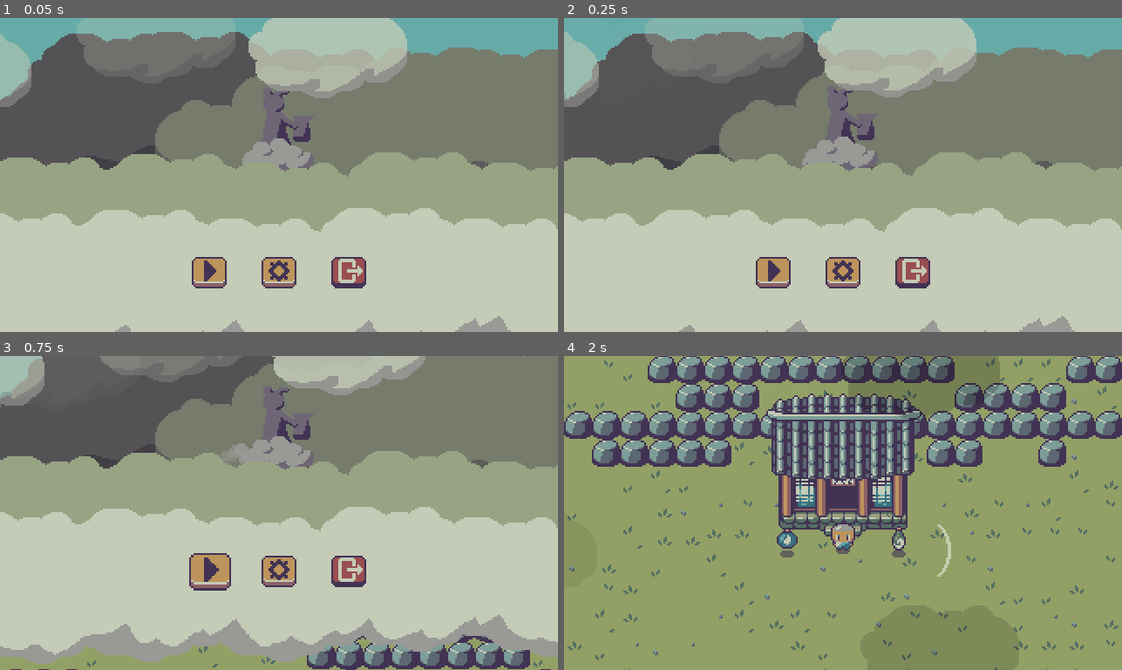
Above: before the commit, frames 1-4 (two rows, left to right).
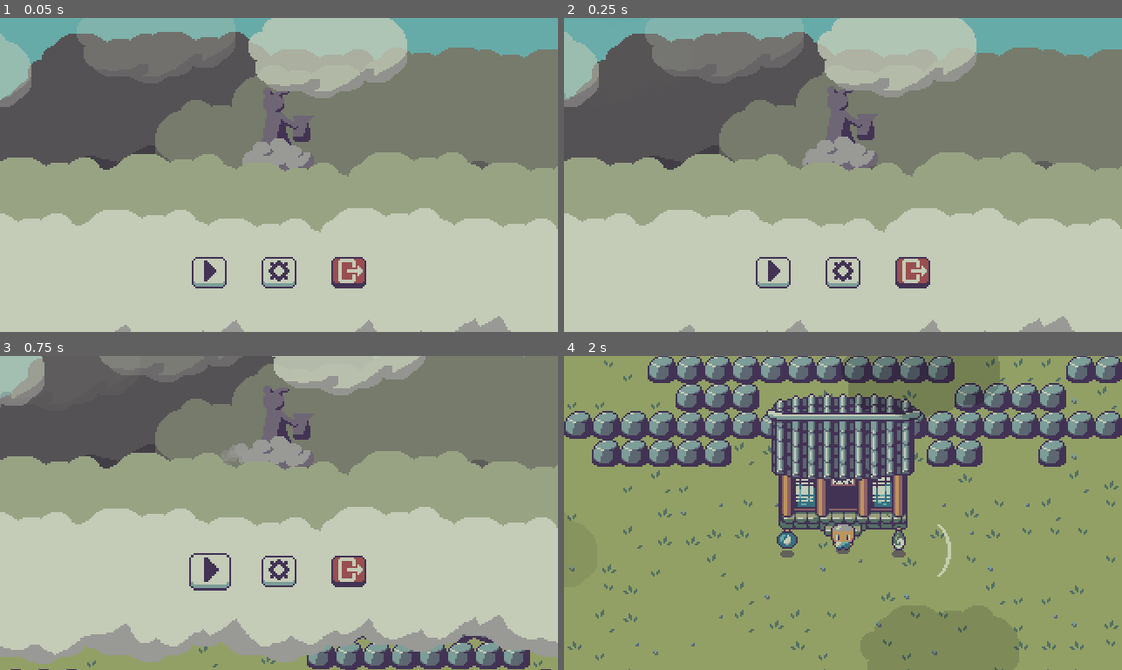
Above: after the commit, the same moments.

Repository: Boyquotes/cloud-keeper
Game: Godot game, scene res://Main.tscn
Same seed, same stepped clock (60 frames per second), same inputs: the game is played once before the commit and once after it.
Inputs (mouse positions are in pixels of both pictures, inside the frame that each line leads up to):
- Up to frame 1 (0.05 s): no input
- Up to frame 2 (0.25 s): no input
- Up to frame 3 (0.75 s): click (212, 610) at 0.5 s
- Up to frame 4 (2 s): move the mouse to (965, 497) at 1.27 s; hold D (move_right) from 1.28 s (still down); tap Space (spawn_cloud) at 1.35 s

The runs differ from the first frame. In frame 1, 0.7% of the frame differs, in the area x 34-53%, y 76-86%; in frame 2, 0.7%; in frame 3, 0.9%, in the area x 34-53%, y 63-74%; in frame 4, nothing differs.

Commit message:
Updated UI button colors to be more subtle for less contrast

Diff:
--- a/src/ui/hud/HUD.tscn
+++ b/src/ui/hud/HUD.tscn
@@ -176,7 +176,7 @@
 
 [sub_resource type="AtlasTexture" id=14]
 atlas = ExtResource( 7 )
-region = Rect2( 40, 168, 24, 24 )
+region = Rect2( 88, 168, 24, 24 )
 
 [sub_resource type="AtlasTexture" id=15]
 atlas = ExtResource( 7 )
--- a/src/ui/settings/SettingsMenu.tscn
+++ b/src/ui/settings/SettingsMenu.tscn
@@ -10,7 +10,7 @@
 
 [sub_resource type="AtlasTexture" id=16]
 atlas = ExtResource( 5 )
-region = Rect2( 40, 48, 24, 24 )
+region = Rect2( 88, 48, 24, 24 )
 
 [sub_resource type="AtlasTexture" id=15]
 atlas = ExtResource( 5 )
@@ -22,7 +22,7 @@
 
 [sub_resource type="AtlasTexture" id=18]
 atlas = ExtResource( 5 )
-region = Rect2( 40, 72, 24, 24 )
+region = Rect2( 88, 72, 24, 24 )
 
 [sub_resource type="AtlasTexture" id=20]
 atlas = ExtResource( 5 )
@@ -34,7 +34,7 @@
 
 [sub_resource type="AtlasTexture" id=27]
 atlas = ExtResource( 5 )
-region = Rect2( 40, 96, 24, 24 )
+region = Rect2( 88, 96, 24, 24 )
 
 [sub_resource type="AtlasTexture" id=28]
 atlas = ExtResource( 5 )
@@ -46,7 +46,7 @@
 
 [sub_resource type="AtlasTexture" id=30]
 atlas = ExtResource( 5 )
-region = Rect2( 40, 120, 24, 24 )
+region = Rect2( 88, 120, 24, 24 )
 
 [sub_resource type="AtlasTexture" id=31]
 atlas = ExtResource( 5 )
--- a/src/ui/start/StartMenu.tscn
+++ b/src/ui/start/StartMenu.tscn
@@ -10,7 +10,7 @@
 
 [sub_resource type="AtlasTexture" id=8]
 atlas = ExtResource( 1 )
-region = Rect2( 40, 192, 24, 24 )
+region = Rect2( 88, 192, 24, 24 )
 
 [sub_resource type="AtlasTexture" id=9]
 atlas = ExtResource( 1 )
@@ -22,7 +22,7 @@
 
 [sub_resource type="AtlasTexture" id=4]
 atlas = ExtResource( 1 )
-region = Rect2( 40, 168, 24, 24 )
+region = Rect2( 88, 168, 24, 24 )
 
 [sub_resource type="AtlasTexture" id=5]
 atlas = ExtResource( 1 )
Binary file changed: src/ui/main_menu.png
